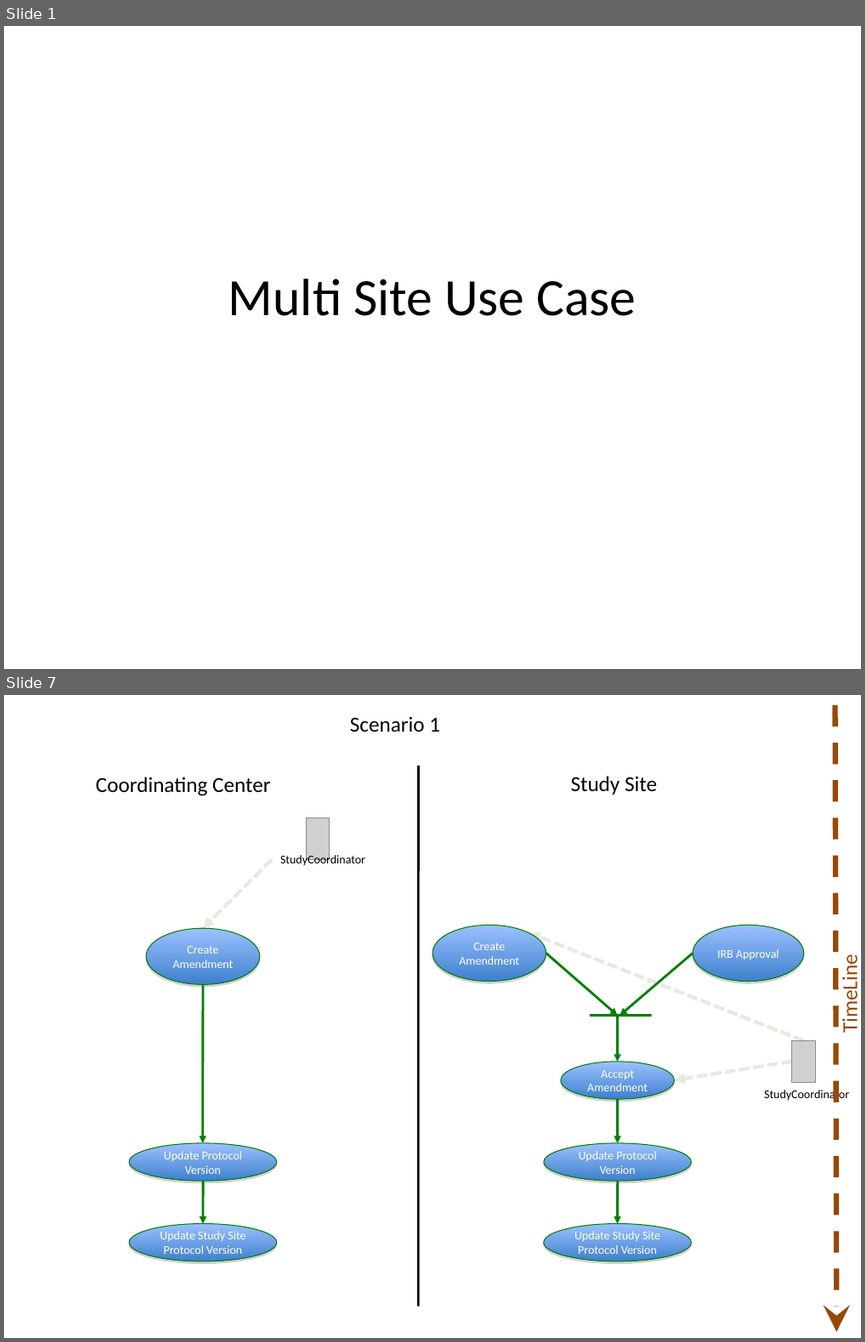
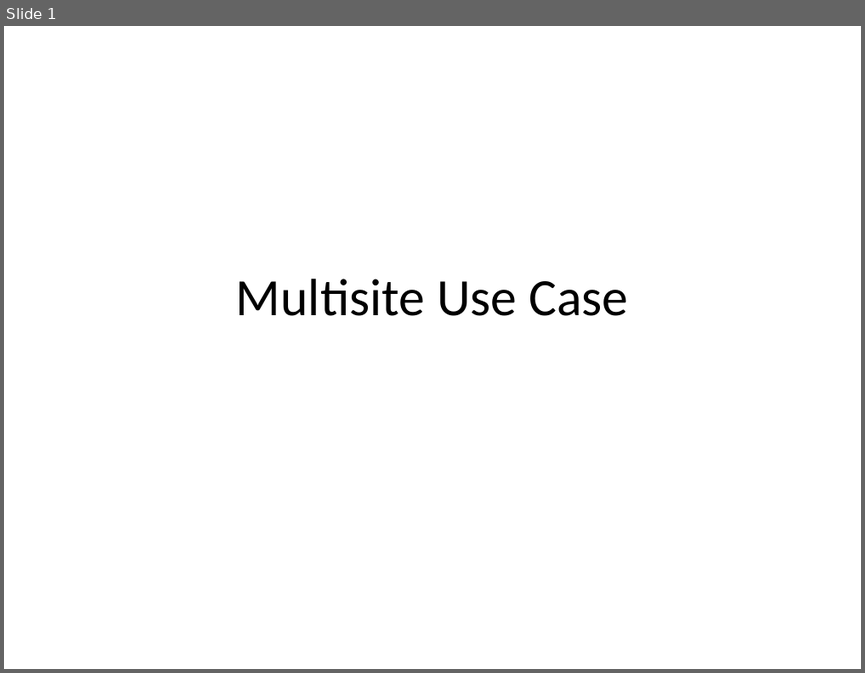
Before and after one commit to NCIP/c3pr-docs, a slide deck: documentation/design/MultiSite-ppt.ppt. Shown one above the other, each under a label of ours: slides 1 and 7 before the commit, slide 1 after it; the slides between them are not shown. The pictures are 865x1342 and 865x673 pixels, drawn with LibreOffice and Linux fonts; fonts in the diff are those of the drawing; grey boxes stand for pictures. Boxes give left, top, right and bottom in pixels: in the first picture for what was removed or moved away, otherwise in the second. Text is boxed around its words. In the diff, an @@ line names an element or a change of style, - is before the commit and + after.

```diff
--- a/documentation/design/MultiSite-ppt.ppt
+++ b/documentation/design/MultiSite-ppt.ppt
@@ slide 7 removed at (x1=4, y1=695, x2=861, y2=1338), background #FFFFFF @@
@@ text removed at (x1=350, y1=716, x2=440, y2=732) @@
-Scenario 1
@@ arrow removed from (835, 705) to (837, 1332) @@
@@ line removed from (419, 766) to (418, 1306) @@
@@ text removed at (x1=96, y1=777, x2=270, y2=796) @@
-Coordinating Center
@@ text removed at (x1=571, y1=776, x2=657, y2=794) @@
-Study Site
@@ picture removed at (x1=306, y1=817, x2=330, y2=859) @@
@@ arrow removed from (273, 860) to (203, 928) @@
@@ text removed at (x1=280, y1=853, x2=365, y2=866) @@
-StudyCoordinator
@@ ellipse removed at (x1=146, y1=928, x2=260, y2=985) @@
-Create Amendment
@@ ellipse removed at (x1=432, y1=925, x2=545, y2=981) @@
-Create Amendment
@@ arrow removed from (803, 1040) to (529, 933) @@
@@ ellipse removed at (x1=692, y1=925, x2=804, y2=981) @@
-IRB Approval
@@ arrow removed from (545, 953) to (618, 1015) @@
@@ arrow removed from (692, 953) to (620, 1015) @@
@@ text removed at (x1=837, y1=962, x2=861, y2=1031) @@
-TimeLine
@@ arrow removed from (203, 985) to (203, 1143) @@
@@ line removed from (589, 1015) to (652, 1015) @@
@@ arrow removed from (618, 1015) to (618, 1061) @@
@@ picture removed at (x1=791, y1=1040, x2=816, y2=1082) @@
@@ ellipse removed at (x1=561, y1=1061, x2=674, y2=1099) @@
-Accept Amendment
@@ arrow removed from (791, 1061) to (674, 1080) @@
@@ arrow removed from (618, 1099) to (618, 1143) @@
@@ text removed at (x1=764, y1=1088, x2=849, y2=1101) @@
-StudyCoordinator
@@ ellipse removed at (x1=129, y1=1143, x2=277, y2=1181) @@
-Update Protocol Version
@@ ellipse removed at (x1=544, y1=1143, x2=691, y2=1181) @@
-Update Protocol Version
@@ arrow removed from (203, 1181) to (203, 1224) @@
@@ arrow removed from (618, 1181) to (618, 1224) @@
@@ ellipse removed at (x1=129, y1=1224, x2=277, y2=1261) @@
-Update Study Site Protocol Version
@@ ellipse removed at (x1=544, y1=1224, x2=691, y2=1261) @@
-Update Study Site Protocol Version
@@ slide 1 changed as well @@
@@ title at (x1=236, y1=278, x2=628, y2=316): text changed @@
-Multi Site Use Case
+Multisite Use Case
```
Also in this commit, not shown: 6 other slides changed, 2 slides added, 20 other slides removed, 1 other file.
